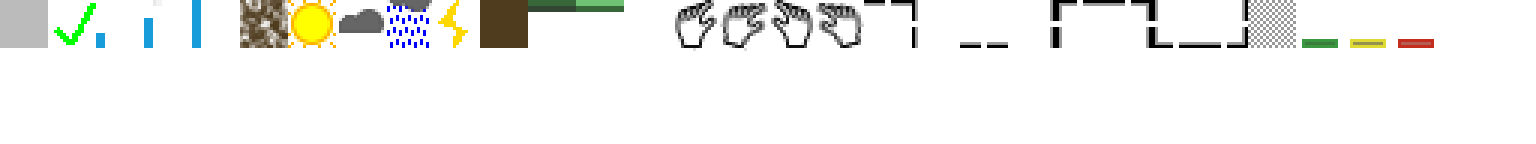
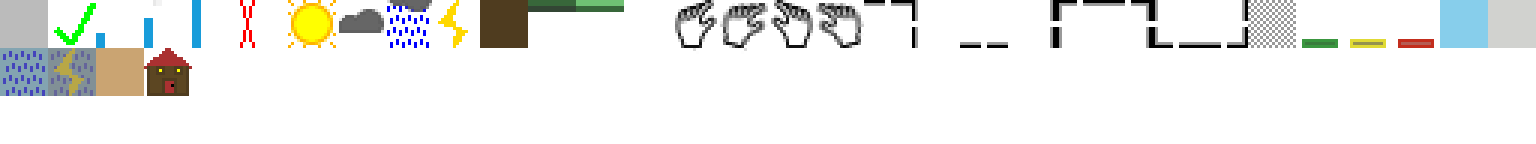
The second (1536, 144) image is a revision of the first. Changes to its layers:
painted on "sprites.png" over [0, 0, 1536, 96]
